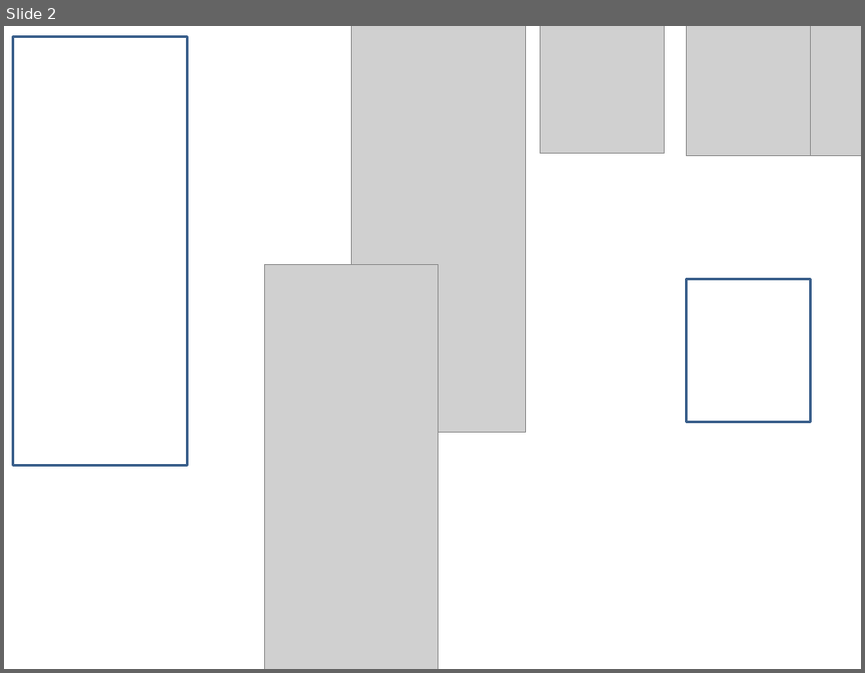
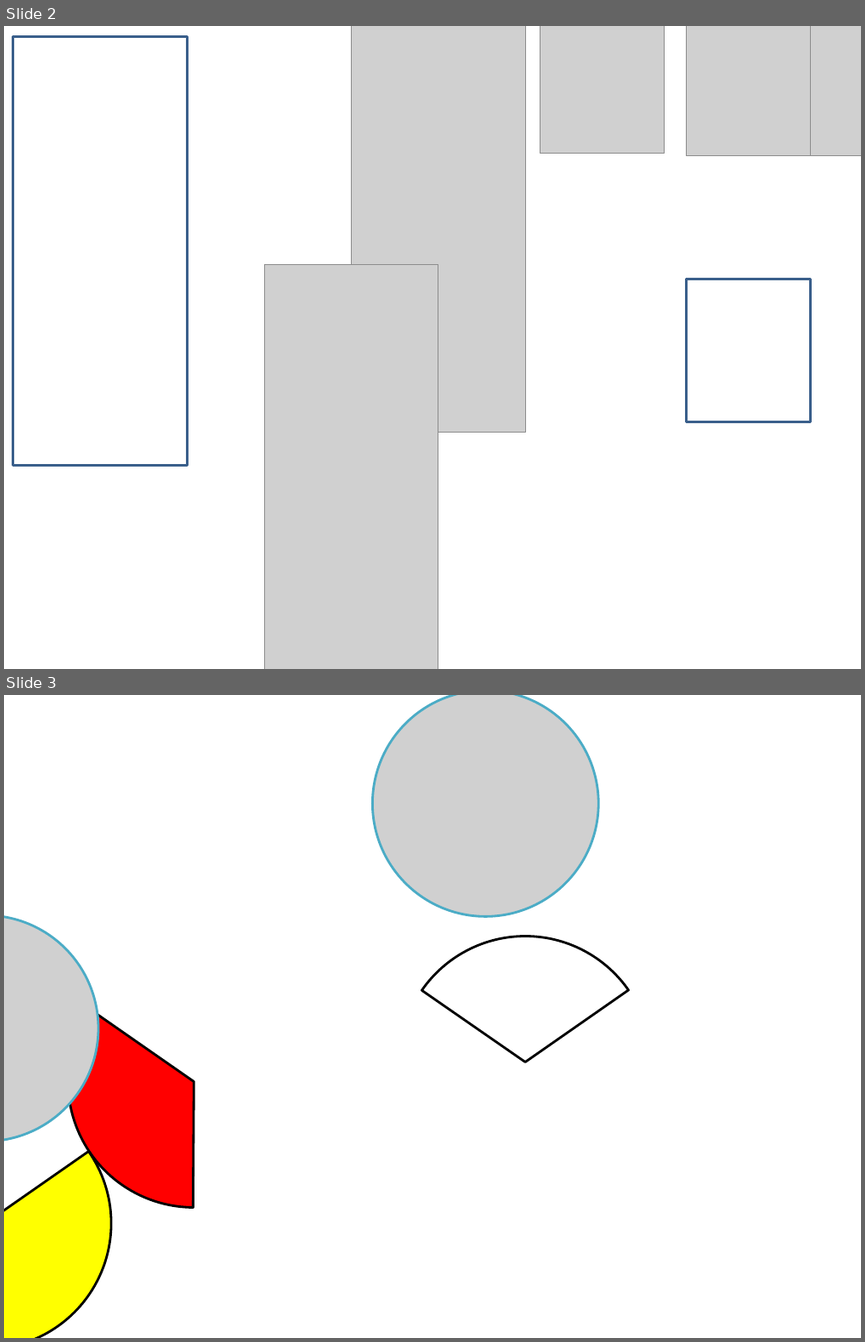
Before and after one commit to AhriHaran/Unity, a slide deck: 프레젠테이션1.pptx. Shown one above the other, each under a label of ours: slide 2 before the commit, slides 2 and 3 after it. The pictures are 865x673 and 865x1342 pixels, drawn with LibreOffice and Linux fonts; fonts in the diff are those of the drawing; grey boxes stand for pictures; background and template pictures are left out. Boxes give left, top, right and bottom in pixels: in the first picture for what was removed or moved away, otherwise in the second. Text is boxed around its words. In the diff, an @@ line names an element or a change of style, - is before the commit and + after.

```diff
--- a/프레젠테이션1.pptx
+++ b/프레젠테이션1.pptx
@@ slide 3 added at <box>4,695,861,1338</box>, background #FFFFFF @@
@@ picture added at <box>372,695,599,917</box> @@
@@ picture added at <box>4,915,98,1141</box> @@
@@ pie slice (boxed as its full ellipse) added at <box>399,936,651,1188</box>, fill #FFFFFF, outline #000000 2 pt @@
@@ pie slice (boxed as its full ellipse) added at <box>69,955,320,1208</box>, fill #FF0000, outline #000000 2 pt @@
@@ pie slice (boxed as its full ellipse) added at <box>4,1097,111,1338</box>, fill #FFFF00, outline #000000 2 pt @@
```
Also in this commit, not shown: 1 slide removed, 58 other files.
